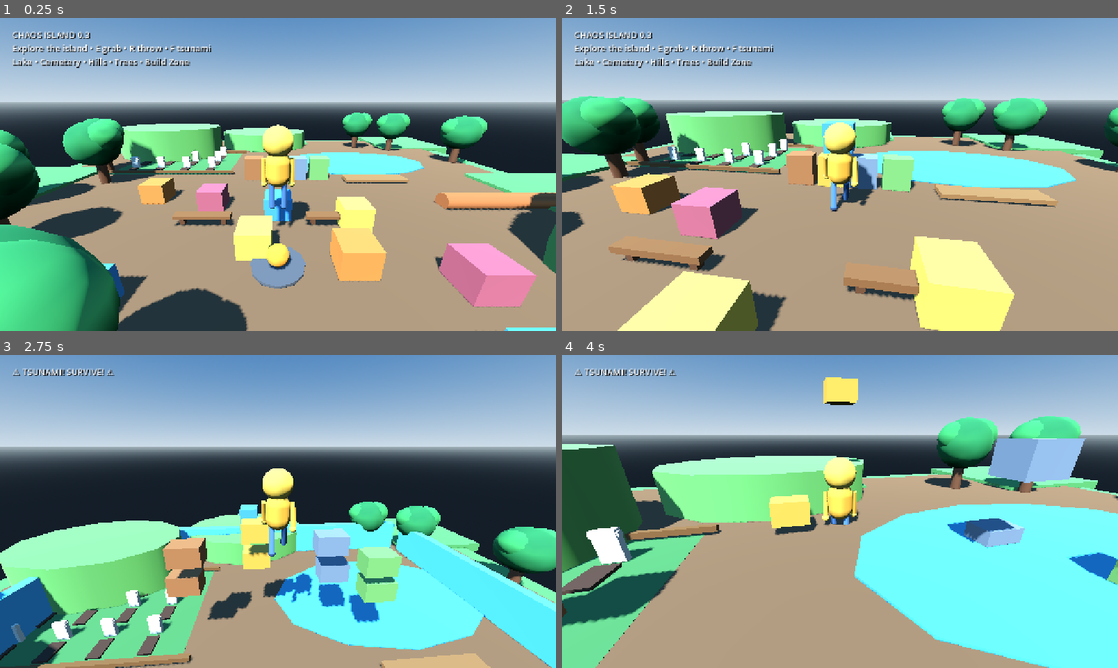
Above: before the commit, frames 1-4 (two rows, left to right).
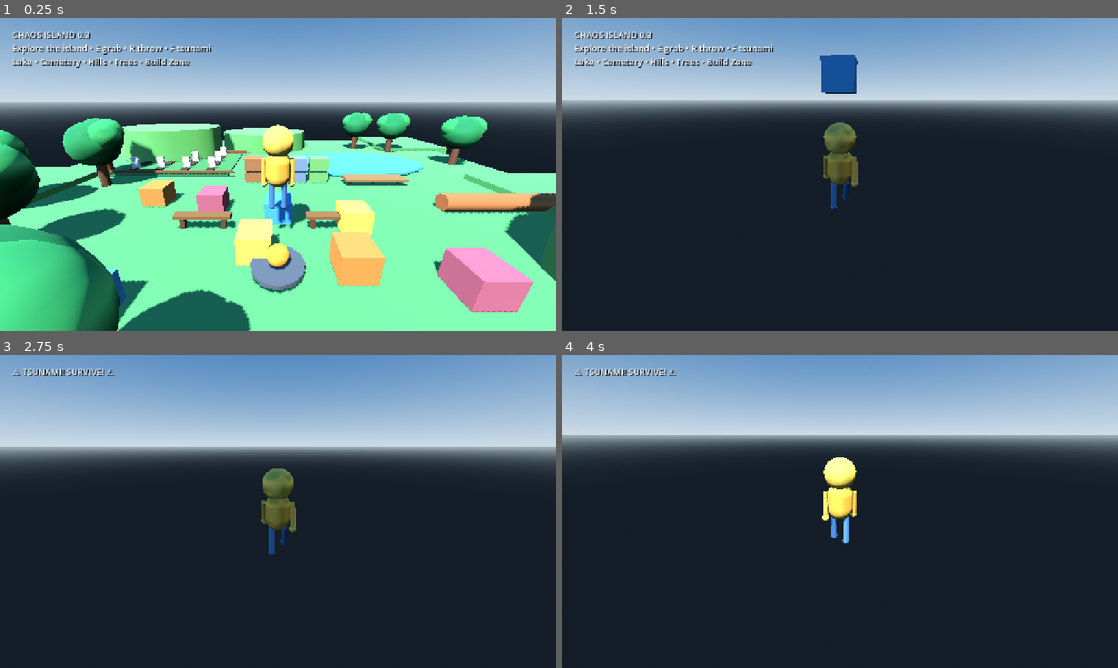
Above: after the commit, the same moments.

Repository: manojoffl-git/chaos-island-build
Game: Godot game, scene res://scenes/Main.tscn
Same seed, same stepped clock (60 frames per second), same inputs: the game is played once before the commit and once after it.
Inputs (mouse positions are in pixels of both pictures, inside the frame that each line leads up to):
- Up to frame 1 (0.25 s): no input
- Up to frame 2 (1.5 s): tap Enter at 0.5 s; move the mouse to (867, 174) at 0.52 s; hold W (move_forward) from 0.53 s (still down); tap E (grab) at 0.6 s; click (867, 174) at 0.67 s; tap Space (jump) at 0.77 s; move the mouse to (812, 174) at 1.27 s; tap R (throw) at 1.35 s
- Up to frame 3 (2.75 s): keep holding W (move_forward); tap Space (jump) at 1.52 s; move the mouse to (289, 505) at 2.02 s; tap F at 2.1 s
- Up to frame 4 (4 s): keep holding W (move_forward); move the mouse to (834, 517) at 2.77 s; tap E (grab) at 2.85 s; click (834, 517) at 2.92 s; tap Space (jump) at 3.02, 3.77 s; move the mouse to (878, 514) at 3.52 s; tap R (throw) at 3.6 s

The runs differ from the first frame. In frame 1, 35% of the frame differs, in the area x 1-100%, y 39-100%; in frame 2, 65%; in frame 3, 45%; in frame 4, 66%, in the area x 0-100%, y 7-100%.
Error before the commit: Parse Error: Function "length()" not found in base self. (res://scripts/island_generator.gd:99)
Error after the commit: Invalid assignment of property or key 'shape' with value of type 'BoxShape3D' on a base object of type 'null instance'. (res://scripts/main.gd:84)

Commit message:
Fix island generator GDScript length call

Diff:
--- a/scripts/island_generator.gd
+++ b/scripts/island_generator.gd
@@ -96,7 +96,7 @@
     var hills: float = (broad * 0.5 + 0.5) * 5.2
     var rolling: float = detail * 1.15
     var ridge: float = max(0.0, broad - 0.18) * 2.8
-    var center_bias: float = (1.0 - clamp(length(Vector2(x, z)) / (HALF_WORLD * 0.82), 0.0, 1.0)) * 1.8
+    var center_bias: float = (1.0 - clamp(Vector2(x, z).length() / (HALF_WORLD * 0.82), 0.0, 1.0)) * 1.8
     var height: float = TERRAIN_BASE + hills * interior + rolling * interior + ridge * interior + center_bias * interior
     height *= smoothstep(0.0, 1.0, edge)
     return max(SEA_LEVEL - 0.04, height)
